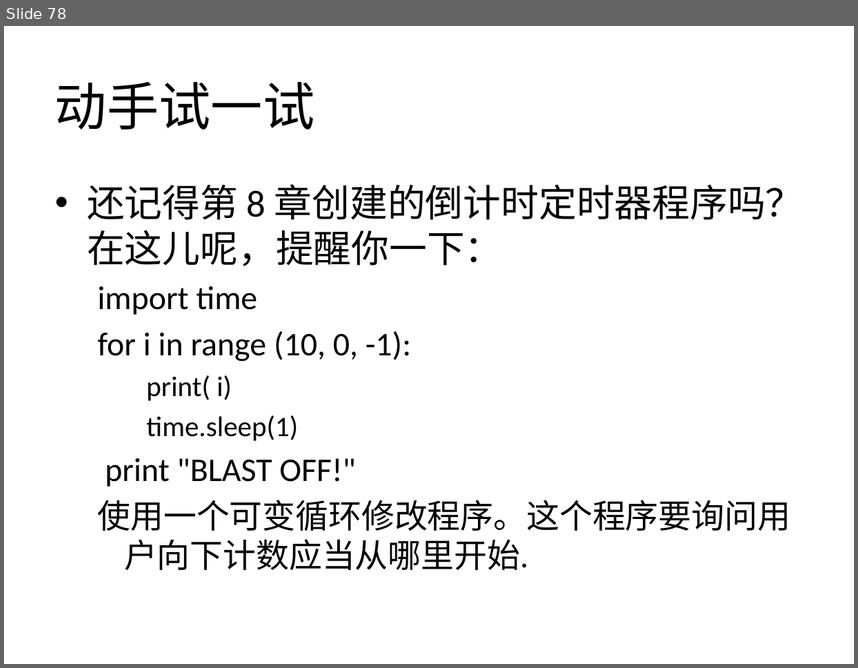
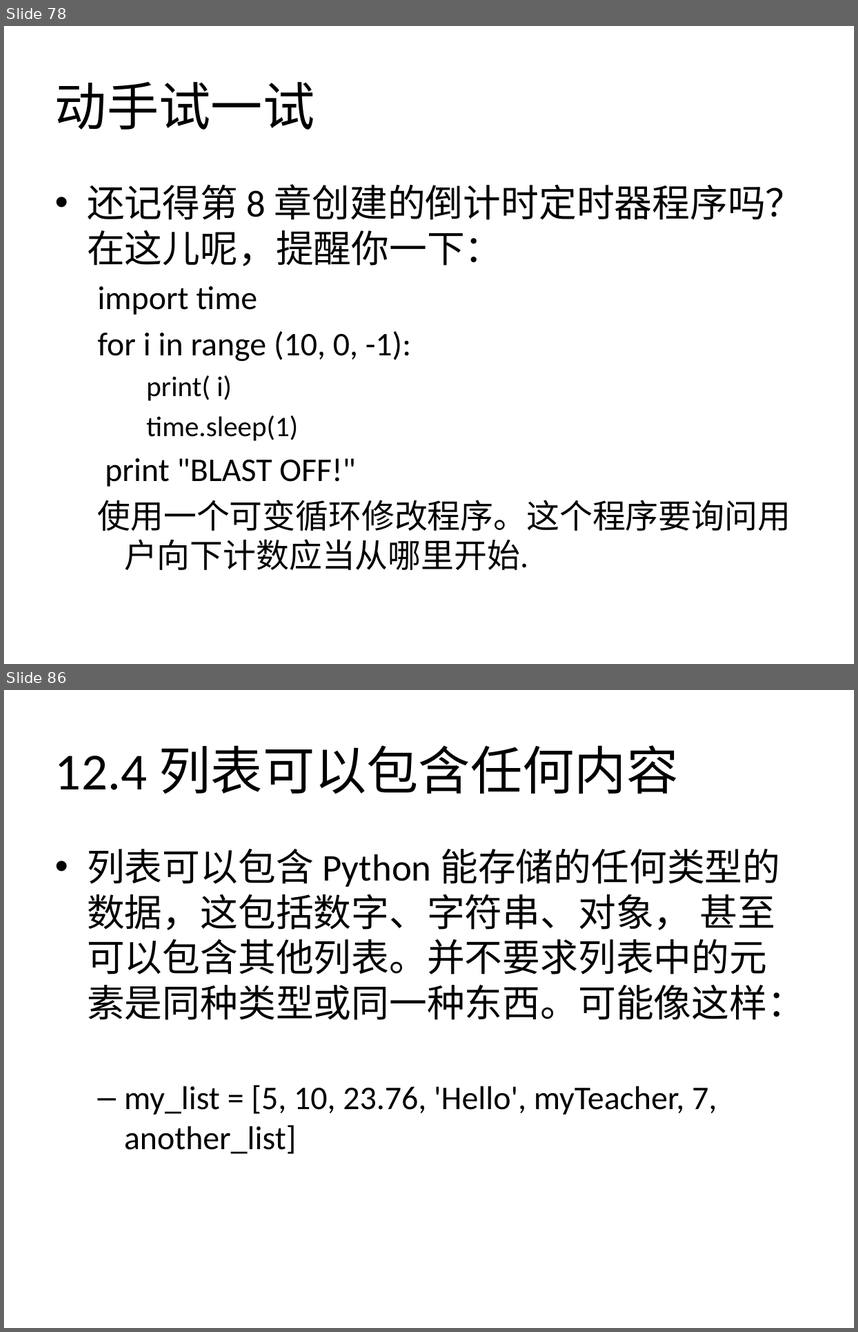
Before and after one commit to zhinan18/Python3, a slide deck: readme/Python3.pptx. Shown one above the other, each under a label of ours: slide 78 before the commit, slides 78 and 86 after it; the slides between them are not shown. The pictures are 858x668 and 858x1332 pixels, drawn with LibreOffice and Linux fonts; fonts in the diff are those of the drawing. Boxes give left, top, right and bottom in pixels: in the first picture for what was removed or moved away, otherwise in the second. Text is boxed around its words. In the diff, an @@ line names an element or a change of style, - is before the commit and + after.

```diff
--- a/readme/Python3.pptx
+++ b/readme/Python3.pptx
@@ slide 86 added at box(4, 690, 854, 1328), background #FFFFFF @@
@@ title added at box(55, 745, 679, 794), 44 pt, text #000000 @@
+12.4 列表可以包含任何内容
@@ text added at box(87, 849, 805, 1154), 32 pt, text #000000 @@
+• 列表可以包含 Python 能存储的任何类型的数据，这包括数字、字符串、对象， 甚至可以包含其他列表。并不要求列表中的元素是同种类型或同一种东西。可能像这样：
+  – my_list = [5, 10, 23.76, 'Hello', myTeacher, 7, another_list]
```
Also in this commit, not shown: 2 slides changed, 21 other slides added, 10 other files.
